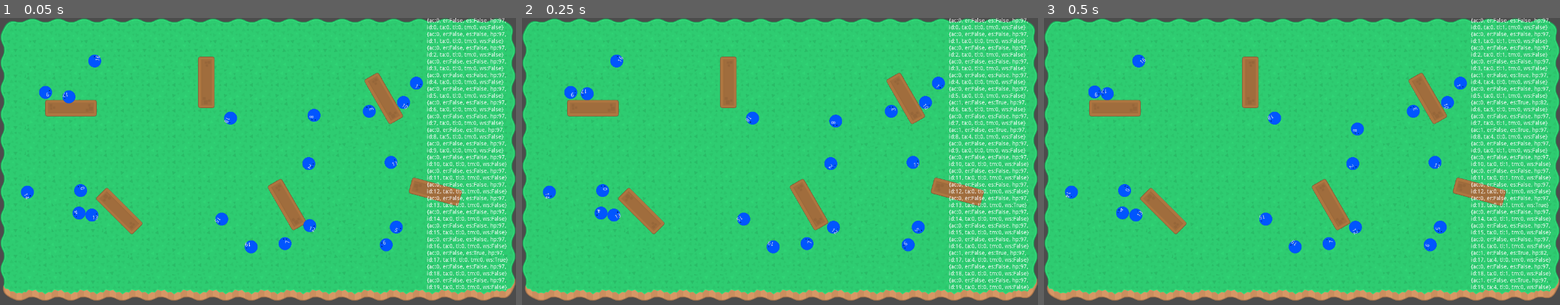
Above: before the commit, frames 1-3 (left to right).
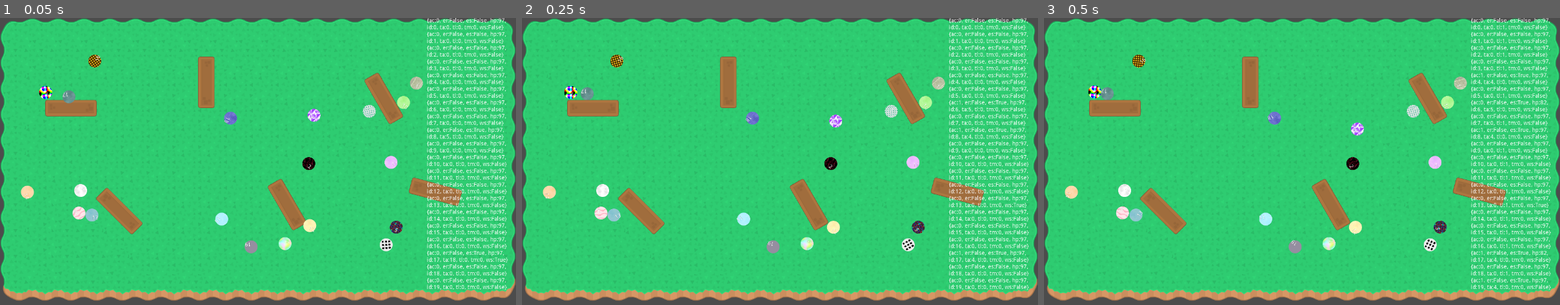
Above: after the commit, the same moments.

Repository: jawadhoot/knockoffmania
Game: Godot game, scene res://Arena.tscn
The game is run twice, just before and just after one commit, with the same random seed, the same clock (stepped at 60 frames per second) and the same inputs.
Inputs:
- Up to frame 1 (0.05 s): no input
- Up to frame 2 (0.25 s): no input
- Up to frame 3 (0.5 s): no input

The runs differ from the first frame. In frame 1, 1.9% of the frame differs, in the area x 4-82%, y 12-83%; in frame 2, 1.9%; in frame 3, 1.9%.

Commit message:
add blobs

Diff:
--- a/Blob.gd
+++ b/Blob.gd
@@ -32,6 +32,7 @@
 
 var rng = RandomNumberGenerator.new()
 func _ready():
+	$Sprite.frame = id
 	rng.randomize()
 	$Label.text = str(id)
 	pass
--- a/Blob.tscn
+++ b/Blob.tscn
@@ -1,6 +1,6 @@
 [gd_scene load_steps=8 format=2]
 
-[ext_resource path="res://assets/circle.png" type="Texture" id=1]
+[ext_resource path="res://assets/blobs.png" type="Texture" id=1]
 [ext_resource path="res://Blob.gd" type="Script" id=2]
 
 [sub_resource type="PhysicsMaterial" id=1]
@@ -31,8 +31,10 @@
 }
 
 [node name="Sprite" type="Sprite" parent="."]
-scale = Vector2( 0.25, 0.25 )
+scale = Vector2( 0.5, 0.5 )
 texture = ExtResource( 1 )
+vframes = 5
+hframes = 4
 
 [node name="CollisionShape2D" type="CollisionShape2D" parent="."]
 shape = SubResource( 2 )
Binary file added: assets/blobs.png
Not shown, changed: assets/blobs.png.import
Binary file removed: assets/circle.png
Not shown, removed: assets/circle.png.import
